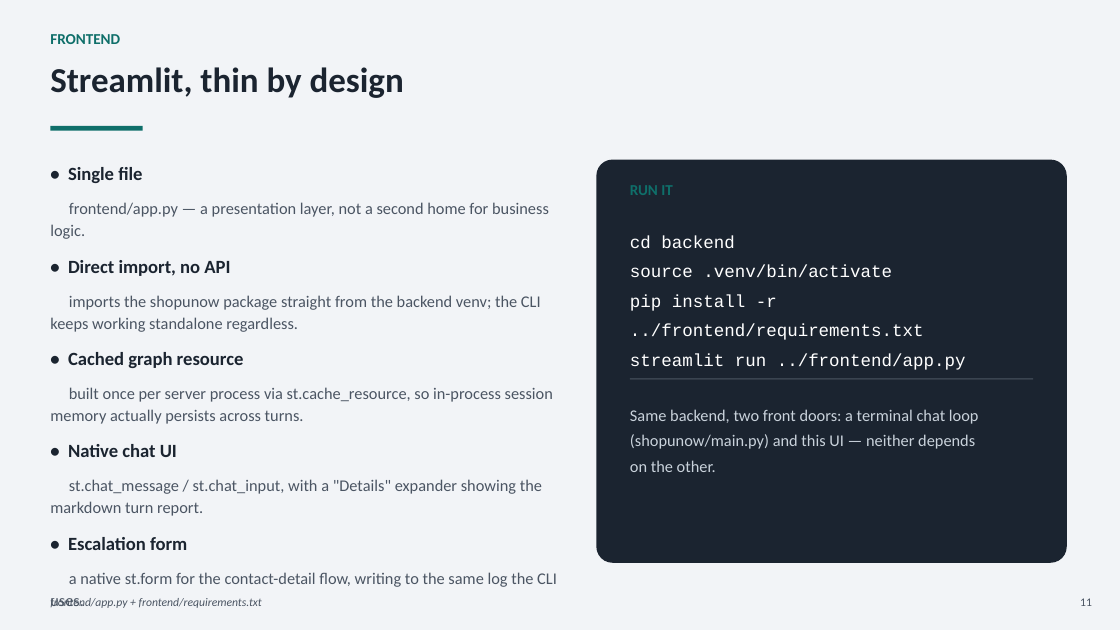
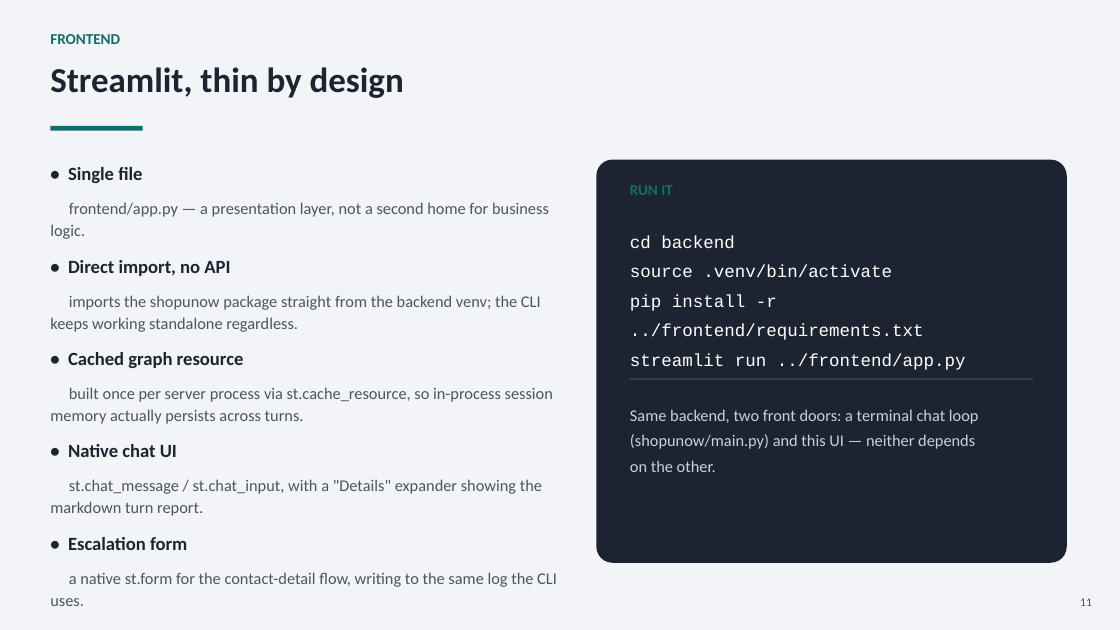
Before and after one commit to Anuj3126/agentic-support-assistant, a slide deck: slide 11 of ShopUNow_Capstone_Presentation.pptx. Drawn at 1120x630 pixels with LibreOffice and Linux fonts; fonts in the diff are those of the drawing. Boxes give left, top, right and bottom in pixels: in the first picture for what was removed or moved away, otherwise in the second. Text is boxed around its words. In the diff, an @@ line names an element or a change of style, - is before the commit and + after.

```diff
--- a/ShopUNow_Capstone_Presentation.pptx
+++ b/ShopUNow_Capstone_Presentation.pptx
@@ text removed at (50, 598, 262, 608) @@
-frontend/app.py + frontend/requirements.txt
```
Also in this commit, not shown: 7 other slides changed.
